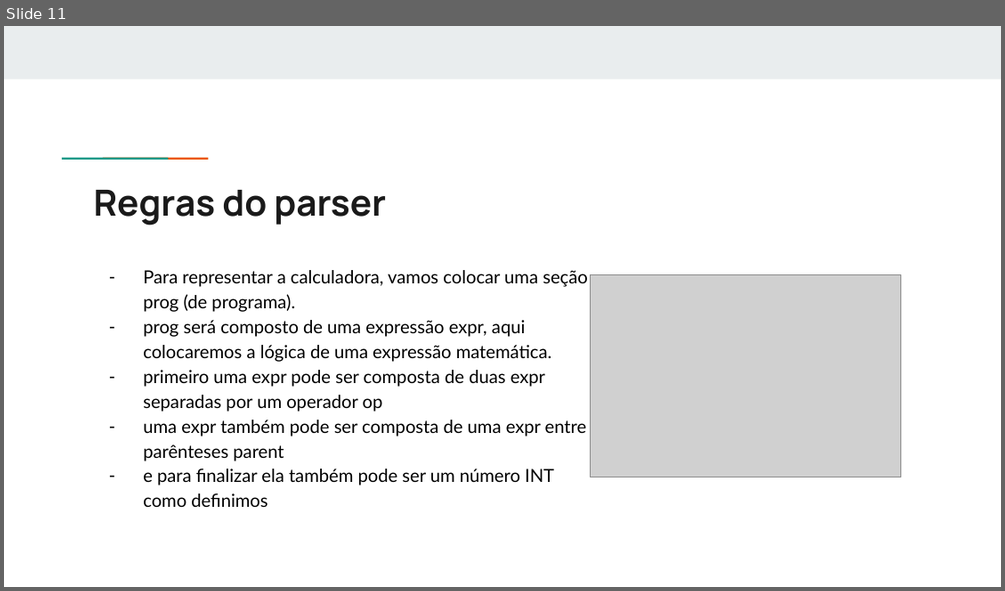
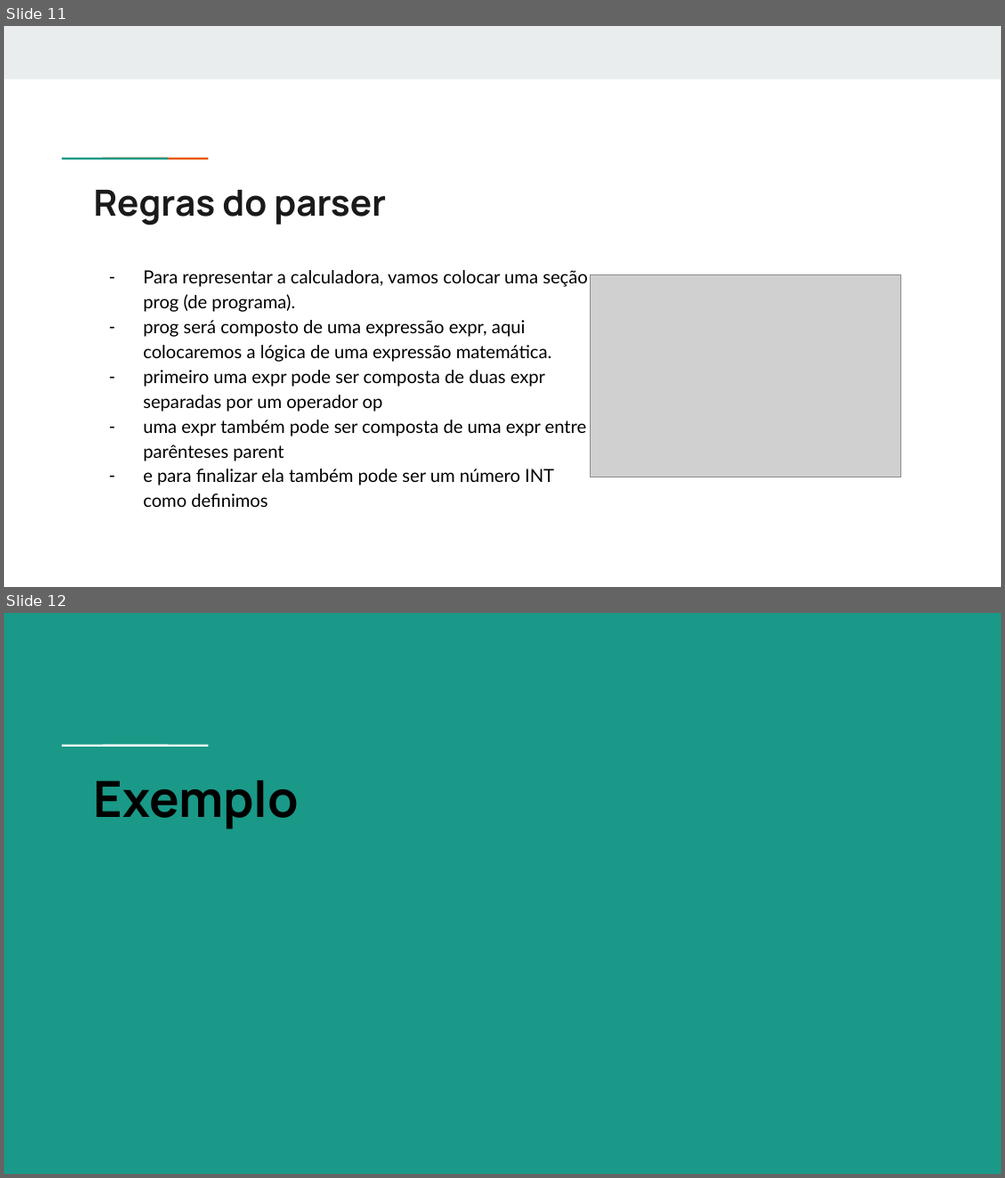
Before and after one commit to fernandohre/metodo, a slide deck: Apresentação ANTLR.pptx. Shown one above the other, each under a label of ours: slide 11 before the commit, slides 11 and 12 after it. The pictures are 1005x591 and 1005x1178 pixels, drawn with LibreOffice and Linux fonts; fonts in the diff are those of the drawing; grey boxes stand for pictures. Boxes give left, top, right and bottom in pixels: in the first picture for what was removed or moved away, otherwise in the second. Text is boxed around its words. In the diff, an @@ line names an element or a change of style, - is before the commit and + after.

```diff
--- a/Apresentação ANTLR.pptx
+++ b/Apresentação ANTLR.pptx
@@ slide 12 added at [4, 613, 1001, 1174], background #1A9988 @@
@@ rectangle added at [95, 743, 136, 747], fill #FFFFFF @@
@@ rectangle added at [135, 743, 176, 747], fill #FFFFFF @@
@@ title added at [94, 780, 299, 829], 36 pt, text #000000, bold @@
+Exemplo
```
Also in this commit, not shown: 3 slides changed.
